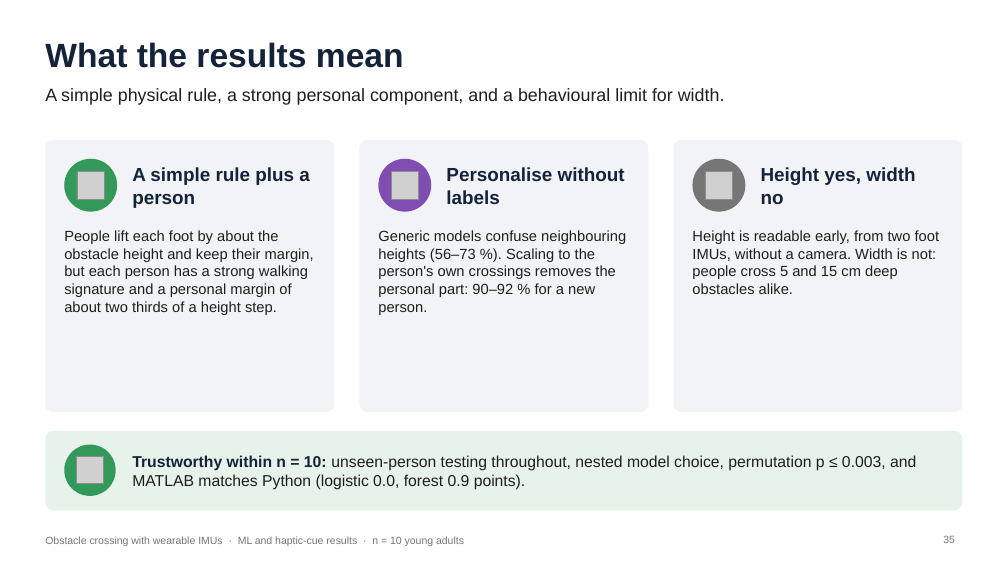
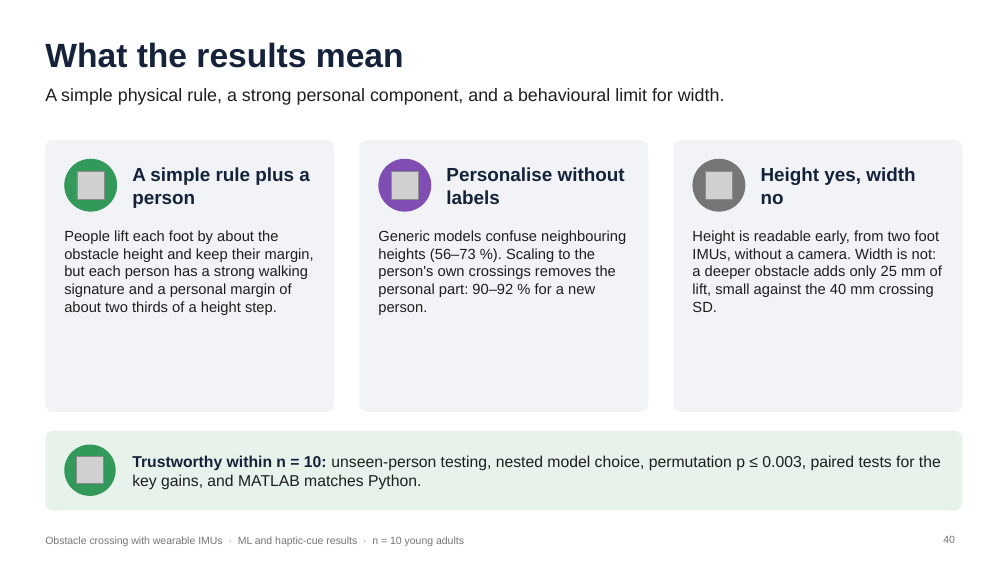
Before and after one commit to ehsansharafianm/imu-obstacle-crossing-analysis, a slide deck: slide 40 of Presentations/26-10-31-ml-haptic-results-101-110.pptx (slide 35 before the commit). Drawn at 1008x567 pixels with LibreOffice and Linux fonts; fonts in the diff are those of the drawing; grey boxes stand for pictures. Boxes give left, top, right and bottom in pixels: in the first picture for what was removed or moved away, otherwise in the second. Text is boxed around its words. In the diff, an @@ line names an element or a change of style, - is before the commit and + after.

```diff
--- a/Presentations/26-10-31-ml-haptic-results-101-110.pptx
+++ b/Presentations/26-10-31-ml-haptic-results-101-110.pptx
@@ text at (x1=692, y1=230, x2=942, y2=312): text changed @@
-Height is readable early, from two foot IMUs, without a camera. Width is not: people cross 5 and 15 cm deep obstacles alike.
+Height is readable early, from two foot IMUs, without a camera. Width is not: a deeper obstacle adds only 25 mm of lift, small against the 40 mm crossing SD.
@@ text at (x1=132, y1=455, x2=941, y2=490): text changed @@
-Trustworthy within n = 10: unseen-person testing throughout, nested model choice, permutation p ≤ 0.003, and MATLAB matches Python (logistic 0.0, forest 0.9 points).
+Trustworthy within n = 10: unseen-person testing, nested model choice, permutation p ≤ 0.003, paired tests for the key gains, and MATLAB matches Python.
@@ page number at (x1=943, y1=536, x2=955, y2=543): text changed @@
-35
+40
```
Also in this commit, not shown: 4 other slides changed, 5 slides added, 54 other files.
